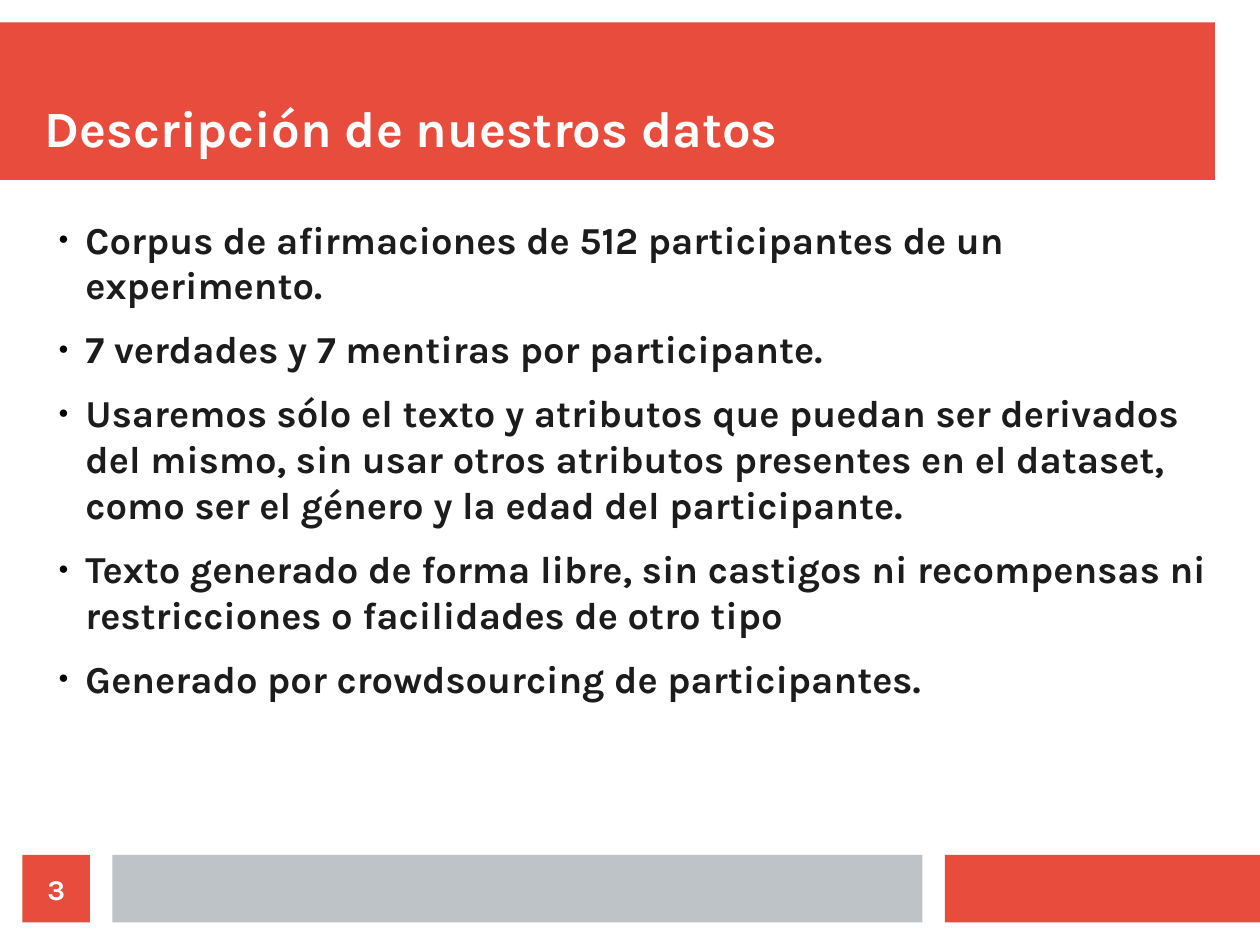
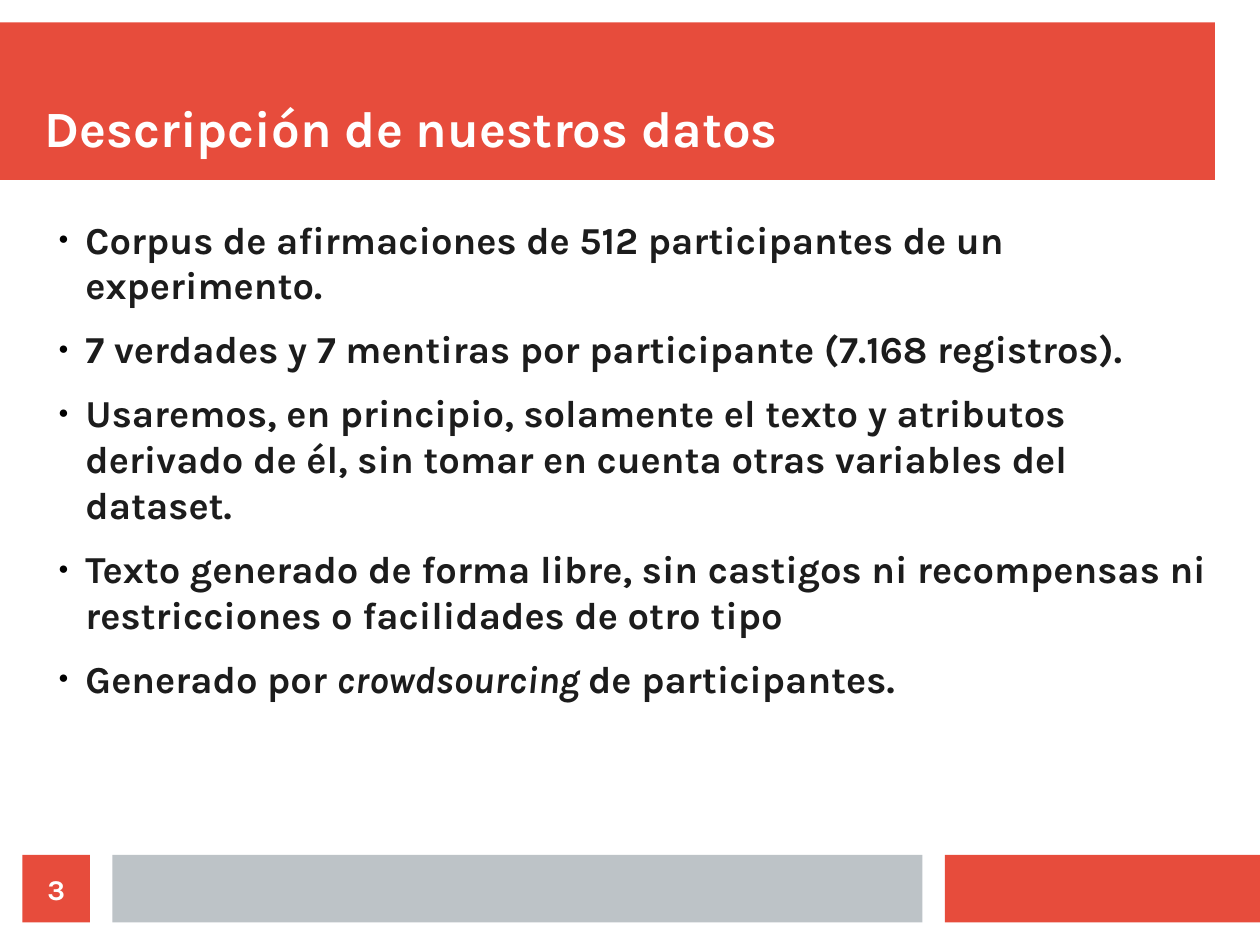
Before and after one commit to jpilorget/textmining-pf, a slide deck: slide 3 of presentacion_trabajo.odp. Drawn at 1260x945 pixels with LibreOffice and Linux fonts; fonts in the diff are those of the drawing. Boxes give left, top, right and bottom in pixels: in the first picture for what was removed or moved away, otherwise in the second. Text is boxed around its words. In the diff, an @@ line names an element or a change of style, - is before the commit and + after.

```diff
--- a/presentacion_trabajo.odp
+++ b/presentacion_trabajo.odp
@@ text at (85,334,1122,520): text changed @@
-● 7 verdades y 7 mentiras por participante.
-● Usaremos sólo el texto y atributos que puedan ser derivados del mismo, sin usar otros atributos presentes en el dataset, como ser el género y la edad del participante.
+● 7 verdades y 7 mentiras por participante (7.168 registros).
+● Usaremos, en principio, solamente el texto y atributos derivado de él, sin tomar en cuenta otras variables del dataset.
@@ text at (85,666,894,703): italic on in "crowdsourcing" @@
```
Also in this commit, not shown: 1 other slide changed, 1 slide added, 1 other file.
